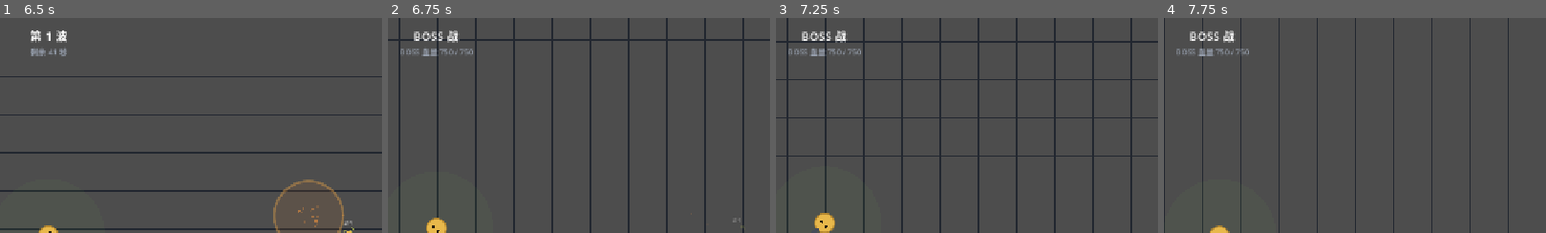
Above: before the commit, frames 1-4 (left to right).
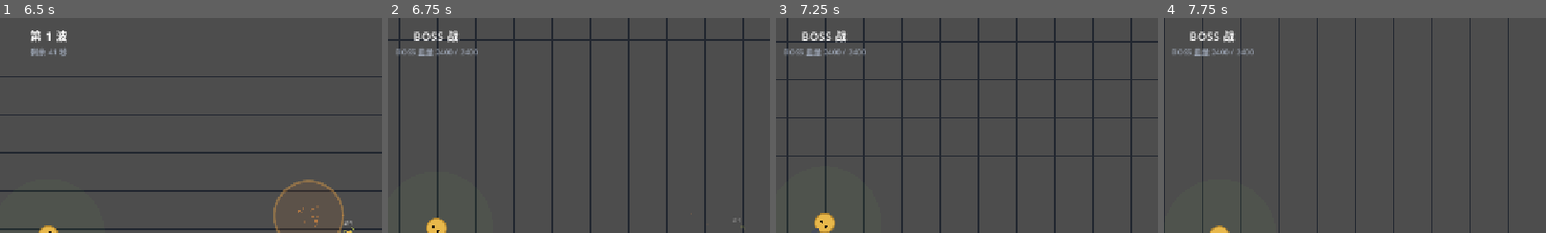
Above: after the commit, the same moments.

Repository: CONQUERORLL/TheGreatestProject
Game: Godot game, scene res://tests/smoke_test.tscn
Same seed, same stepped clock (60 frames per second), same inputs: the game is played once before the commit and once after it. This scene is started directly instead of the project's main scene.
Inputs (mouse positions are % of the whole screen's width and height, from its top left):
- Up to frame 1 (6.5 s): tap Enter (ui_accept) at 0.5, 0.77, 1.25, 3.77 s; move the mouse to (72, 45) at 0.52 s; hold D (move_right) 0.53-1.25 s; tap R at 0.6, 2.3, 3.8, 5.3 s; click (72, 45) at 0.67 s; drag from (30, 55) to (45, 70) at 1.27 s; move the mouse to (60, 28) at 2.02 s; hold D (move_right) 2.03-2.75 s; tap 1 at 2.1 s; click (60, 28) at 2.17 s; drag from (45, 70) to (20, 35) at 2.77 s; move the mouse to (80, 65) at 3.52 s; hold A (move_left) 3.53-4.25 s; tap 3 at 3.6 s; click (80, 65) at 3.67 s; drag from (20, 35) to (35, 25) at 4.27 s; move the mouse to (55, 50) at 5.02 s; hold S (move_down) 5.03-5.75 s; tap 5 at 5.1 s; click (55, 50) at 5.17 s; drag from (35, 25) to (30, 55) at 5.77 s
- Up to frame 2 (6.75 s): move the mouse to (72, 45) at 6.52 s; hold W (move_up) from 6.53 s (still down); tap 7 at 6.6 s; click (72, 45) at 6.67 s
- Up to frame 3 (7.25 s): keep holding W (move_up); tap Enter (ui_accept) at 6.77 s; tap R at 6.8 s
- Up to frame 4 (7.75 s): release W (move_up) at 7.25 s; drag from (30, 55) to (45, 70) at 7.27 s
The pictures show only the part of the screen within x 44-94%, y 0-50%; the shares and areas given below are measured in that part.

Frame 1 is identical in both runs. In frame 2, 0.4% of the frame differs, in the area x 2-24%, y 14-18%; in frame 3, 0.4%; in frame 4, 0.4%.

Commit message:
feat: 通关后继续无尽 + BOSS 强化 + 敌弹视觉区分
- 标准模式第 10 波通关结算新增三选项：🔥继续挑战无尽炼狱（保留构筑从第 11 波继续）/ 再来一局 / 返回主菜单；存档保留至玩家选择后再清理/改写
- BOSS 大幅强化：血量 750→2400、伤害 22→28、体积与弹幕增强（16 发/2.2s/弹速 260），修复成型构筑一枪秒杀；无尽模式 BOSS 血量每深 1 波 +30%
- 敌弹视觉重设计为沿飞行方向的镖形弹体（深色外廓+红弹身+白热弹芯），与圆形掉落物（经验/材料）一眼可辨
- 分离查询余量按体型分级（普通 60 / 大体型 90），BOSS 与重装敌不再穿模且敌海性能不回退
- 测试修复：BOSS 弹幕强化后测试窗口期玩家免伤保护；_fail 退出码不再被 await 外层 quit(0) 覆盖；排行榜隔离文件跨运行残留清理
- 冒烟测试新增通关→继续无尽、BOSS 血量强化与无尽缩放断言；多 seed 回归 + 240 敌群压测 21-23ms/tick 全部 PASS

Diff:
--- a/game/scripts/core/config.gd
+++ b/game/scripts/core/config.gd
@@ -43,7 +43,7 @@
 	"wizard": { "name": "蛊惑法师", "hp": 26.0, "speed": 66.0, "dmg": 12.0, "xp": 9, "mat": 6, "r": 16.0, "color": "#b05ae0", "shape": "circle", "keep_dist": 320.0, "shoot_cd": 1.7, "bspeed": 340.0, "heart_chance": 0.10 },
 	"shadow": { "name": "暗影刺客", "hp": 18.0, "speed": 205.0, "dmg": 12.0, "xp": 6, "mat": 4, "r": 10.0, "color": "#3d4356", "shape": "diamond", "heart_chance": 0.05 },
 	"guard": { "name": "重装卫兵", "hp": 120.0, "speed": 42.0, "dmg": 20.0, "xp": 14, "mat": 10, "r": 30.0, "color": "#5a6dbf", "shape": "square", "heart_chance": 0.18 },
-	"boss": { "name": "巨型土豆王", "hp": 750.0, "speed": 58.0, "dmg": 22.0, "xp": 30, "mat": 80, "r": 52.0, "color": "#b01e2e", "shape": "circle", "ring_cd": 2.4, "ring_count": 14, "bspeed": 240.0, "heart_chance": 1.0 },
+	"boss": { "name": "巨型土豆王", "hp": 2400.0, "speed": 64.0, "dmg": 28.0, "xp": 60, "mat": 100, "r": 56.0, "color": "#b01e2e", "shape": "circle", "ring_cd": 2.2, "ring_count": 16, "bspeed": 260.0, "heart_chance": 1.0 },
 }
 
 ## 高难度精英替换池（难度 elite_chance 触发时从中抽取，W4+ 生效）
--- a/game/scripts/enemies/enemy.gd
+++ b/game/scripts/enemies/enemy.gd
@@ -30,17 +30,28 @@
 var flee := 0.0
 var _vis_state := -1   # 0 常态 / 1 受击闪白 / 2 血条显示；变化才重绘
 
-## 敌间分离查询半径：普通敌最大半径 30 + BOSS 52，60 已覆盖两两组合
-const SEPARATION_QUERY_PAD := 60.0
+## 敌间分离查询余量：普通敌最大组合 30+30=60；大体型（BOSS 56+卫兵 30=86）用 90，
+## 含 BOSS 的配对由 BOSS 自身的大余量查询覆盖，普通敌海保持小余量省开销
+const SEPARATION_PAD_NORMAL := 60.0
+const SEPARATION_PAD_LARGE := 90.0
 
 func setup(type_name: String, wave: int = 1) -> void:
 	type = type_name
 	cfg = Registry.enemies[type_name]
 	var diff: Dictionary = Registry.get_difficulty(GameState.difficulty_id)
 	var boss_flag := type_name == "boss" or bool(cfg.get("is_boss", false)) \
-		or String(cfg.get("ai", "")) == "boss"
-	var hp_s := 1.0 if boss_flag else Config.wave_hp_scale(wave)
-	var dmg_s := (1.0 + 0.18 * (wave - 1)) if boss_flag else Config.wave_dmg_scale(wave)
+			or String(cfg.get("ai", "")) == "boss"
+	var hp_s := 1.0
+	var dmg_s := 1.0
+	if boss_flag:
+		# BOSS 不吃常规波次缩放；无尽模式每深 1 波血量 +30%（再叠难度倍率），
+		# 防止后期构筑对 BOSS 秒杀
+		if GameState.endless and wave > 10:
+			hp_s = 1.0 + 0.30 * float(wave - 10)
+		dmg_s = 1.0 + 0.18 * float(wave - 1)
+	else:
+		hp_s = Config.wave_hp_scale(wave)
+		dmg_s = Config.wave_dmg_scale(wave)
 	hp = cfg.hp * hp_s * float(diff.hp_mult)
 	max_hp = hp
 	speed = cfg.speed * Config.wave_spd_scale(wave)
@@ -131,9 +142,10 @@
 	# 敌间分离：隔帧错峰（按实例 ID 奇偶分半），大规模敌群下查询开销减半；
 	# 索引位置容许一帧偏差（≤3px / 128px 网格），省去逐敌逐帧的中间索引更新
 	if (Engine.get_physics_frames() + (get_instance_id() % 2)) % 2 == 0:
-		# 空间索引只查询邻近敌人（小半径，避免全网格扫描），并按实例 ID 每对只处理一次。
+		# 空间索引只查询邻近敌人，并按实例 ID 每对只处理一次。
+		var pad := SEPARATION_PAD_LARGE if radius > 40.0 else SEPARATION_PAD_NORMAL
 		var my_id := get_instance_id()
-		for other in Combat.enemies_near(global_position, radius + SEPARATION_QUERY_PAD):
+		for other in Combat.enemies_near(global_position, radius + pad):
 			if other == self or other.flee > 0.0 \
 					or other.is_queued_for_deletion() or my_id >= other.get_instance_id():
 				continue
--- a/game/scripts/main.gd
+++ b/game/scripts/main.gd
@@ -115,6 +115,7 @@
 		elif event.physical_keycode == KEY_R \
 				and (GameState.phase == GameState.Phase.GAME_OVER \
 					or GameState.phase == GameState.Phase.VICTORY):
+			_finish_victory_run()
 			get_tree().reload_current_scene()
 
 func _debug_set_weapon(type: String) -> void:
@@ -179,14 +180,32 @@
 		EventBus.banner_requested.emit("BOSS 击破！",
 			"积分 +%d · 炼狱继续深入" % Config.boss_kill_score(wave_manager.wave), 2.2)
 		return
-	if SaveRun.current_run_owns_slot:
-		SaveRun.clear()   # 仅清除已由本局成功写入/恢复的槽
+	# 标准模式通关：存档保留到玩家作出选择（继续无尽会改写为无尽档）
 	GameState.set_phase(GameState.Phase.VICTORY)
 	EventBus.run_ended.emit(true)
 	victory_label.visible = true
 	Sfx.play("victory")
 	_victory_menu.visible = true
-	_victory_menu.get_child(0).grab_focus()   # 再来一局
+	_victory_continue.grab_focus()   # 继续无尽（默认焦点）
+
+## 通关后继续：保留第 10 波构筑与难度，从第 11 波进入无尽炼狱
+func _continue_endless() -> void:
+	if GameState.phase != GameState.Phase.VICTORY:
+		return
+	GameState.endless = true
+	GameState.score = 0
+	victory_label.visible = false
+	_victory_menu.visible = false
+	Haptics.rumble(0.3, 0.0, 0.1)
+	if not SaveRun.save(11, player, SaveRun.CHECKPOINT_WAVE_START):
+		EventBus.banner_requested.emit("存档失败", "无尽进度未写入，仍可继续游玩", 2.0)
+	EventBus.banner_requested.emit("无尽炼狱开启", "从第 11 波继续，挑战没有尽头", 2.6)
+	wave_manager.start_wave(11)
+
+## 通关结算后结束本局（重开/回主菜单前清理存档；继续无尽则保留）
+func _finish_victory_run() -> void:
+	if GameState.phase == GameState.Phase.VICTORY and SaveRun.current_run_owns_slot:
+		SaveRun.clear()
 
 var _banner_tween: Tween = null
 
@@ -246,6 +265,7 @@
 var _pause_resume: Button = null
 var _pause_left: VBoxContainer = null
 var _pause_items: VBoxContainer = null
+var _victory_continue: Button = null
 
 ## 暂停页：全屏遮罩 + 左角色属性 / 中按钮 / 右已购道具
 func _build_pause_menu() -> void:
@@ -461,27 +481,44 @@
 	back_btn.pressed.connect(_goto_main_menu)
 	dead_vbox.add_child(back_btn)
 	_dead_menu = dead_vbox
-	# 胜利界面按钮
+	# 胜利界面按钮：继续无尽 / 再来一局 / 返回主菜单
 	victory_label.text = "通关！"
 	var vic_vbox := VBoxContainer.new()
 	vic_vbox.set_anchors_preset(Control.PRESET_CENTER)
-	vic_vbox.offset_left = -120.0
-	vic_vbox.offset_top = 8.0
-	vic_vbox.offset_right = 120.0
-	vic_vbox.offset_bottom = 90.0
+	vic_vbox.offset_left = -140.0
+	vic_vbox.offset_top = -52.0
+	vic_vbox.offset_right = 140.0
+	vic_vbox.offset_bottom = 148.0
 	vic_vbox.alignment = BoxContainer.ALIGNMENT_CENTER
 	vic_vbox.add_theme_constant_override("separation", 8.0)
 	vic_vbox.visible = false
 	$UI.add_child(vic_vbox)
+	_victory_continue = Button.new()
+	_victory_continue.text = "🔥 继续挑战 · 无尽炼狱"
+	_victory_continue.custom_minimum_size = Vector2(270.0, 46.0)
+	_victory_continue.add_theme_font_size_override("font_size", 17)
+	_victory_continue.pressed.connect(_continue_endless)
+	vic_vbox.add_child(_victory_continue)
+	var vic_tip := Label.new()
+	vic_tip.text = "保留当前构筑，从第 11 波继续"
+	vic_tip.horizontal_alignment = HORIZONTAL_ALIGNMENT_CENTER
+	vic_tip.add_theme_font_size_override("font_size", 12)
+	vic_tip.add_theme_color_override("font_color", Color("9aa3b2"))
+	vic_tip.mouse_filter = Control.MOUSE_FILTER_IGNORE
+	vic_vbox.add_child(vic_tip)
 	var vic_retry := Button.new()
 	vic_retry.text = "再来一局（R）"
-	vic_retry.custom_minimum_size = Vector2(200.0, 38.0)
-	vic_retry.pressed.connect(func() -> void: get_tree().reload_current_scene())
+	vic_retry.custom_minimum_size = Vector2(270.0, 38.0)
+	vic_retry.pressed.connect(func() -> void:
+		_finish_victory_run()
+		get_tree().reload_current_scene())
 	vic_vbox.add_child(vic_retry)
 	var vic_back := Button.new()
 	vic_back.text = "返回主菜单"
-	vic_back.custom_minimum_size = Vector2(200.0, 38.0)
-	vic_back.pressed.connect(_goto_main_menu)
+	vic_back.custom_minimum_size = Vector2(270.0, 38.0)
+	vic_back.pressed.connect(func() -> void:
+		_finish_victory_run()
+		_goto_main_menu())
 	vic_vbox.add_child(vic_back)
 	_victory_menu = vic_vbox
 
--- a/game/scripts/weapons/enemy_bullet.gd
+++ b/game/scripts/weapons/enemy_bullet.gd
@@ -1,5 +1,7 @@
 extends Node2D
 ## 敌方弹丸使用线段扫掠命中玩家，避免高弹速或低帧率穿透。
+## 视觉：沿飞行方向的镖形弹体（深色外廓 + 红色弹身 + 白热弹芯），
+## 与圆形的掉落物（经验晶体/材料珠）形成强区分，一眼可辨敌我。
 
 var velocity := Vector2.ZERO
 var life := 3.0
@@ -8,12 +10,15 @@
 var player
 
 const COL := Color("ff6b5e")
+const OUTLINE := Color(0.16, 0.05, 0.05, 0.95)
+const CORE := Color("fff3ec")
 
 func _ready() -> void:
 	add_to_group("enemy_bullets")
 
 func setup(pos: Vector2, ang: float, bspeed: float, damage: float, r: float, life_t: float) -> void:
 	position = pos
+	rotation = ang
 	velocity = Vector2.from_angle(ang) * bspeed
 	dmg = damage
 	radius = r
@@ -38,5 +43,17 @@
 		queue_free()
 
 func _draw() -> void:
-	draw_circle(Vector2.ZERO, radius, COL)
-	draw_arc(Vector2.ZERO, radius, 0.0, TAU, 20, Color(0.0, 0.0, 0.0, 0.35), 2.0, true)
+	# 镖形（箭头朝 +X = 飞行方向）：外廓 > 弹身 > 弹芯，轮廓感强
+	var half_len := radius * 1.35
+	var half_wid := radius * 0.58
+	var tip := Vector2(half_len, 0.0)
+	var side := Vector2(-half_len * 0.35, half_wid)
+	var tail := Vector2(-half_len, 0.0)
+	var outline_pts := PackedVector2Array([
+		tip, Vector2(side.x, side.y), tail, Vector2(side.x, -side.y)])
+	draw_colored_polygon(outline_pts, OUTLINE)
+	var body_pts := PackedVector2Array([
+		tip * 0.78, Vector2(side.x, side.y * 0.62), tail * 0.80,
+		Vector2(side.x, -side.y * 0.62)])
+	draw_colored_polygon(body_pts, COL)
+	draw_circle(Vector2(radius * 0.30, 0.0), radius * 0.32, CORE)
--- a/game/tests/smoke_test.gd
+++ b/game/tests/smoke_test.gd
@@ -14,6 +14,7 @@
 var _last_ended := 0
 var _mats_at_end := -1      # 第 1 波收波结算后的材料数（含自动回收）
 var _xp_at_end := -1        # 第 1 波收波结算后的经验/等级收益
+var _failed := false        # 失败标记：await 协程内 _fail 后外层不再继续输出 PASS
 
 const TEST_SAVE_ROOT := "user://tests/smoke_run"
 
@@ -163,7 +164,8 @@
 	boss.position = player.global_position + Vector2(300, 0)
 	add_child(boss)
 	boss.player = player
-	player.hp = 100.0  # 保证测试期间玩家存活
+	player.hp = 100.0   # 保证测试期间玩家存活
+	player.iframes = 1.0e9   # BOSS 弹幕强化后密集致死，测试窗口期免伤
 	get_tree().create_timer(3.0).timeout.connect(_check_boss)
 
 func _check_boss() -> void:
@@ -187,6 +189,7 @@
 	var fx1 := get_tree().get_nodes_in_group("fx").size()
 	player.iframes = 0.0
 	player.take_damage(10.0)               # 玩家受击：-N 飘字 + 6 粒红粒子（或闪避飘字）
+	player.iframes = 1.0e9                 # 受击断言后恢复免伤（BOSS 仍在场持续弹幕）
 	var fx2 := get_tree().get_nodes_in_group("fx").size()
 	print("SMOKE: fx hit %d->%d->%d" % [fx0, fx1, fx2])
 	if fx1 <= fx0 or fx2 <= fx1:
@@ -672,14 +675,41 @@
 	menu.queue_free()
 	print("SMOKE: save isolation + contracts + menu wizard OK")
 	await _check_endless()
+	if _failed:
+		return   # 协程内已 _fail（quit(1) 已排队），不再覆盖退出码
 	_cleanup_test_storage(true)
 	print("SMOKE: PASS")
 	get_tree().quit(0)
 
-## 无尽炼狱模式回归：BOSS 波判定/积分公式/排行榜、
+## 无尽炼狱模式回归：标准通关→继续无尽、BOSS 波判定/积分公式/排行榜、
 ## BOSS 击破 → 商店衔接 → wave11 存档/恢复、240 敌群性能压测、死亡入榜
 func _check_endless() -> void:
 	Leaderboard.set_storage_root_for_tests("user://tests/lb")
+	Leaderboard.entries = []   # 防上次异常中断的残留文件污染名次断言
+	# ---- 标准模式第 10 波通关 → 胜利结算 → 继续无尽 ----
+	GameState.endless = false
+	GameState.score = 0
+	var wm_v: Node = _main.get_node("WaveManager")
+	wm_v.start_wave(10)
+	var vboss: Node2D = wm_v.boss
+	if vboss == null:
+		_fail("标准模式第 10 波未生成 BOSS")
+		return
+	var vboss_hp: float = vboss.max_hp
+	if vboss_hp < 2400.0:
+		_fail("BOSS 血量未强化（max_hp=%.0f）" % vboss_hp)
+		return
+	vboss.take_damage(1.0e9, false)
+	await get_tree().process_frame
+	if GameState.phase != GameState.Phase.VICTORY or not _main._victory_menu.visible:
+		_fail("击破 BOSS 未进入通关结算（phase=%d）" % GameState.phase)
+		return
+	_main._continue_endless()
+	await get_tree().process_frame
+	if not GameState.endless or wm_v.wave != 11 or GameState.phase != GameState.Phase.INTRO:
+		_fail("通关后继续无尽失败（endless=%s wave=%d phase=%d）"
+			% [str(GameState.endless), wm_v.wave, GameState.phase])
+		return
 	# ---- 纯函数断言 ----
 	GameState.endless = false
 	if not Config.is_boss_wave(10) or Config.is_boss_wave(11) or Config.is_boss_wave(20):
@@ -692,6 +722,14 @@
 	if Config.kill_score(Registry.enemies.grunt) <= 0 \
 			or Config.boss_kill_score(10) <= 0 or Config.wave_clear_score(5) <= 0:
 		_fail("积分公式错误")
+		return
+	# 无尽 BOSS 血量随波次增长（第 20 波 > 第 10 波基准）
+	var boss20: Node2D = preload("res://scenes/enemies/enemy.tscn").instantiate()
+	boss20.setup("boss", 20)
+	var boss20_hp: float = boss20.max_hp
+	boss20.free()
+	if boss20_hp <= vboss_hp:
+		_fail("无尽 BOSS 血量未随波次增长（w20=%.0f <= w10=%.0f）" % [boss20_hp, vboss_hp])
 		return
 	# ---- 排行榜：记录 / 排序 / 名次 ----
 	if Leaderboard.record(100, 5, "测试A", 10, 60.0) != 1:
@@ -791,10 +829,6 @@
 		_fail("排行榜插入排序错误")
 		return
 	GameState.endless = false
-	Leaderboard.reset_storage_root_after_tests()
-	var lb_path := "user://tests/lb/leaderboard.json"
-	if FileAccess.file_exists(lb_path):
-		DirAccess.remove_absolute(ProjectSettings.globalize_path(lb_path))
 	print("SMOKE: endless mode + leaderboard + perf OK")
 
 func _cleanup_test_storage(reset_root: bool) -> void:
@@ -807,10 +841,19 @@
 	if FileAccess.file_exists(legacy_path):
 		DirAccess.remove_absolute(ProjectSettings.globalize_path(legacy_path))
 	DirAccess.remove_absolute(ProjectSettings.globalize_path(TEST_SAVE_ROOT))
+	# 排行榜测试隔离目录清理（_fail 路径也会走到这里，防跨运行残留污染）
+	var lb_file := "user://tests/lb/leaderboard.json"
+	if FileAccess.file_exists(lb_file):
+		DirAccess.remove_absolute(ProjectSettings.globalize_path(lb_file))
+	DirAccess.remove_absolute(ProjectSettings.globalize_path("user://tests/lb"))
+	Leaderboard.reset_storage_root_after_tests()
 	if reset_root:
 		SaveRun.reset_storage_root_after_tests()
 
 func _fail(reason: String) -> void:
+	if _failed:
+		return   # 已失败：只保留首个原因，退出码不被后续 quit(0) 覆盖
+	_failed = true
 	print("SMOKE: FAIL - " + reason)
 	_cleanup_test_storage(true)
 	get_tree().quit(1)
